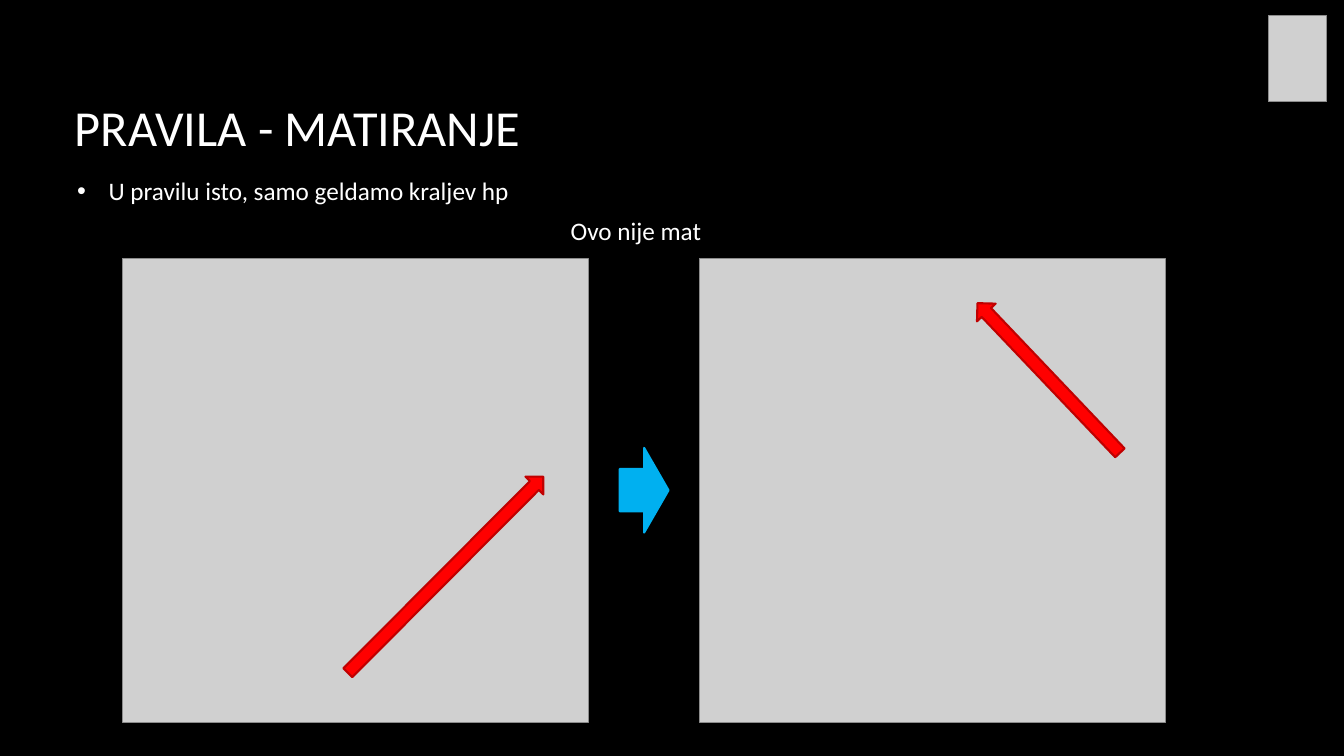
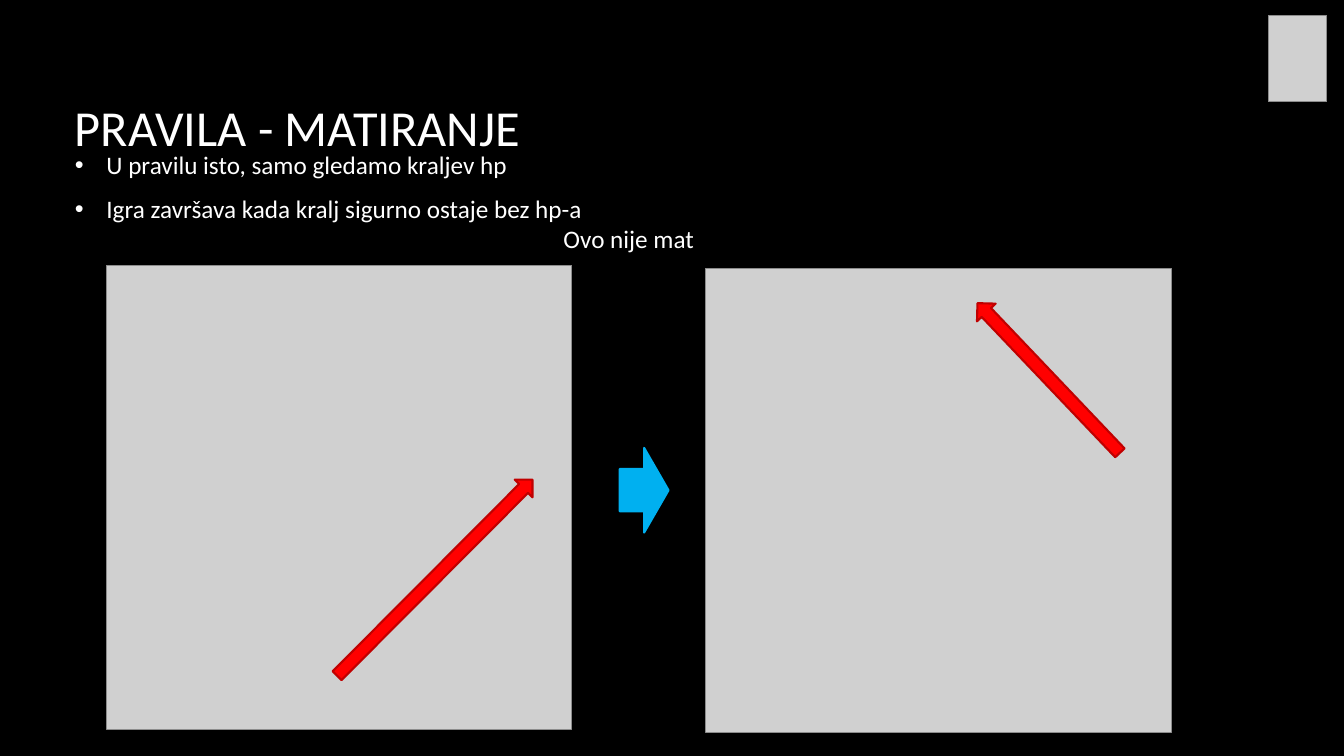
Before and after one commit to lukinjozg/RP2_Sah_projekt, a slide deck: slide 13 of INTERGALAKTIČKI_ŠAH.pptx. Drawn at 1344x756 pixels with LibreOffice and Linux fonts; fonts in the diff are those of the drawing; grey boxes stand for pictures; background and template pictures are left out. Boxes give left, top, right and bottom in pixels: in the first picture for what was removed or moved away, otherwise in the second. Text is boxed around its words. In the diff, an @@ line names an element or a change of style, - is before the commit and + after.

```diff
--- a/INTERGALAKTIČKI_ŠAH.pptx
+++ b/INTERGALAKTIČKI_ŠAH.pptx
@@ text at [106,156,581,223]: text changed @@
-• U pravilu isto, samo geldamo kraljev hp
+• U pravilu isto, samo gledamo kraljev hp
+• Igra završava kada kralj sigurno ostaje bez hp-a
@@ text "Ovo nije mat": place and size @@
-text "Ovo nije mat" at [571,222,701,245]
+text "Ovo nije mat" at [563,230,693,253]
@@ picture: place and size @@
-picture at [122,259,588,723]
+picture at [106,265,572,729]
@@ picture: place and size @@
-picture at [700,259,1166,724]
+picture at [706,268,1172,733]
@@ right arrow: place and size @@
-right arrow at [339,468,553,682]
+right arrow at [328,471,542,685]
```
Also in this commit, not shown: 3 other slides changed.
